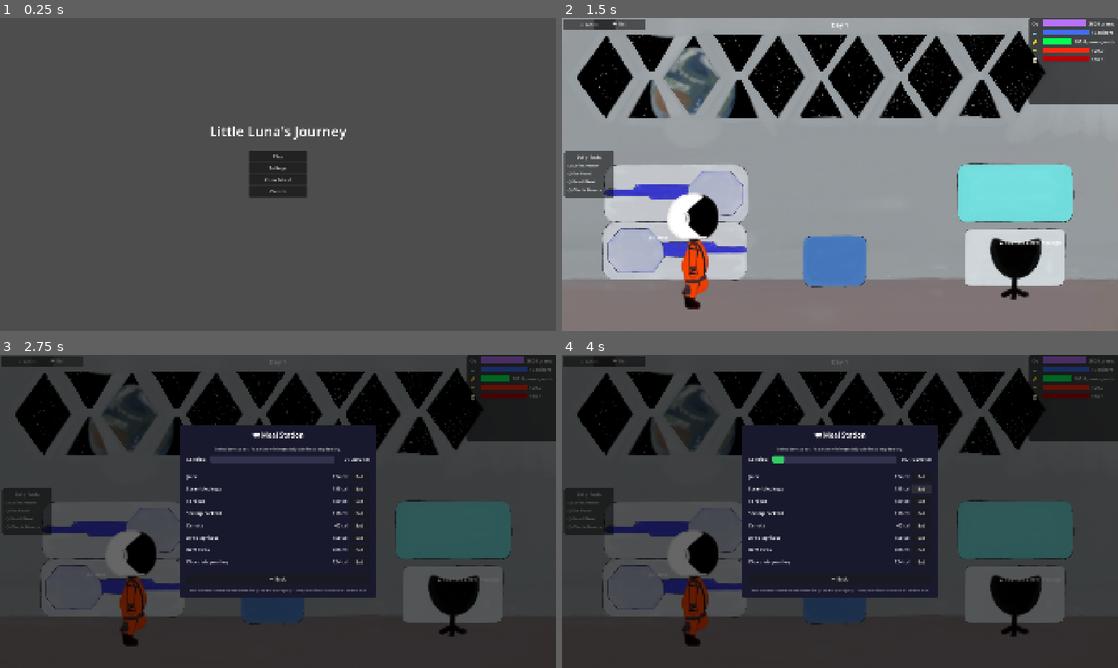
Above: before the commit, frames 1-4 (two rows, left to right).
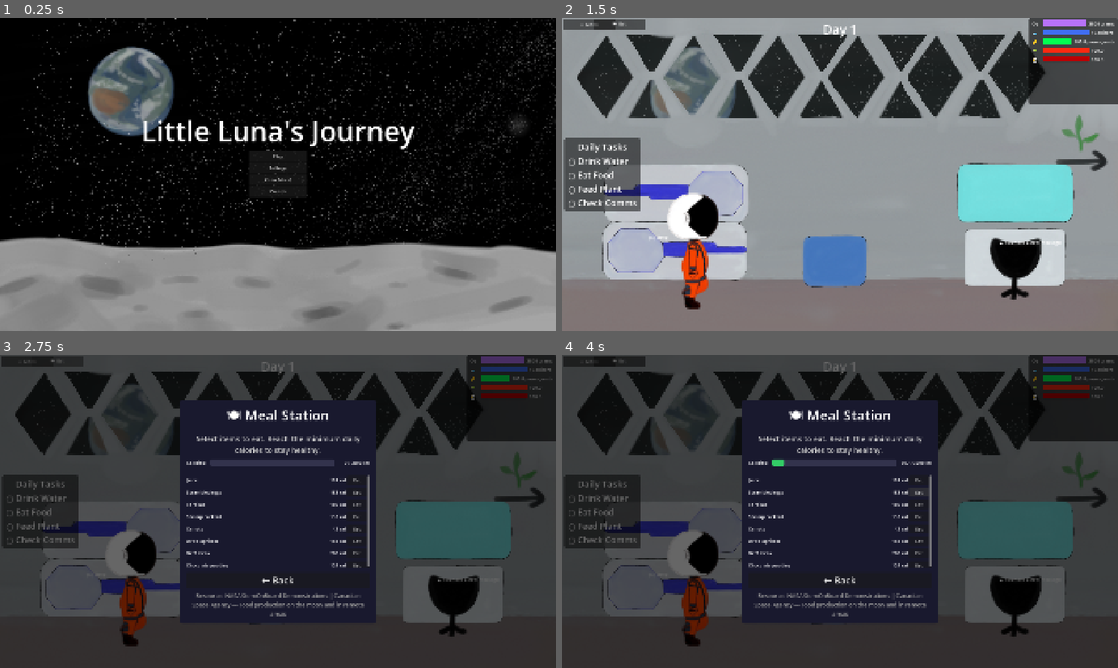
Above: after the commit, the same moments.

Repository: Humera22/little-lunas-journey
Game: Godot game, scene res://Scenes/game.tscn
Same seed, same stepped clock (60 frames per second), same inputs: the game is played once before the commit and once after it.
Inputs:
- Up to frame 1 (0.25 s): no input
- Up to frame 2 (1.5 s): click "Play" at 0.5 s; click "Skip" at 1.25 s
- Up to frame 3 (2.75 s): click "🍽 Eat" at 2 s
- Up to frame 4 (4 s): click "Eat" at 2.75 s; click "Eat" at 3.5 s

The runs differ from the first frame. In frame 1, 96% of the frame differs, in the area x 0-100%, y 0-100%; in frame 2, 13%; in frame 3, 11%; in frame 4, 11%.

Commit message:
Final Final

Diff:
--- a/Scenes/UI/food_menu.tscn
+++ b/Scenes/UI/food_menu.tscn
@@ -71,14 +71,14 @@
 layout_mode = 2
 text = "🍽 Meal Station"
 horizontal_alignment = 1
-theme_override_font_sizes/font_size = 24
+theme_override_font_sizes/font_size = 48
 
 [node name="SubtitleLabel" type="Label" parent="Background/VBox"]
 layout_mode = 2
 text = "Select items to eat. Reach the minimum daily calories to stay healthy."
 horizontal_alignment = 1
 autowrap_mode = 3
-theme_override_font_sizes/font_size = 13
+theme_override_font_sizes/font_size = 26
 modulate = Color(0.8, 0.8, 0.8, 1.0)
 
 [node name="CalorieBarRow" type="HBoxContainer" parent="Background/VBox"]
@@ -124,11 +124,11 @@
 layout_mode = 2
 custom_minimum_size = Vector2(0, 40)
 text = "← Back"
-theme_override_font_sizes/font_size = 16
+theme_override_font_sizes/font_size = 32
 
 [node name="ResourceLabel" type="Label" parent="Background/VBox"]
 layout_mode = 2
-theme_override_font_sizes/font_size = 10
+theme_override_font_sizes/font_size = 20
 theme_override_colors/font_color = Color(0.6, 0.6, 0.6, 1)
 text = "Resource: NASA StemOnBoard Demonstrations | Canadian Space Agency — Food production on the moon and in remote areas"
 horizontal_alignment = 1
--- a/Scenes/UI/hud.tscn
+++ b/Scenes/UI/hud.tscn
@@ -60,7 +60,7 @@
 offset_right = 60.0
 offset_bottom = 38.0
 grow_horizontal = 2
-theme_override_font_sizes/font_size = 22
+theme_override_font_sizes/font_size = 44
 text = "Day 1"
 horizontal_alignment = 1
 
@@ -217,28 +217,28 @@
 
 [node name="ChecklistTitle" type="Label" parent="Checklist/ChecklistVBox" unique_id=746835949]
 layout_mode = 2
-theme_override_font_sizes/font_size = 16
+theme_override_font_sizes/font_size = 32
 text = "Daily Tasks"
 horizontal_alignment = 1
 
 [node name="TaskDrink" type="Label" parent="Checklist/ChecklistVBox" unique_id=267767904]
 layout_mode = 2
-theme_override_font_sizes/font_size = 15
+theme_override_font_sizes/font_size = 30
 text = "○ Drink Water"
 
 [node name="TaskEat" type="Label" parent="Checklist/ChecklistVBox" unique_id=1202393893]
 layout_mode = 2
-theme_override_font_sizes/font_size = 15
+theme_override_font_sizes/font_size = 30
 text = "○ Eat Food"
 
 [node name="TaskPlant" type="Label" parent="Checklist/ChecklistVBox" unique_id=1625443154]
 layout_mode = 2
-theme_override_font_sizes/font_size = 15
+theme_override_font_sizes/font_size = 30
 text = "○ Feed Plant"
 
 [node name="TaskComms" type="Label" parent="Checklist/ChecklistVBox" unique_id=1976275808]
 layout_mode = 2
-theme_override_font_sizes/font_size = 15
+theme_override_font_sizes/font_size = 30
 text = "○ Check Comms"
 
 [node name="DialogBox" parent="." unique_id=1945985039 instance=ExtResource("2_ny26j")]
--- a/Scenes/UI/main_menu.tscn
+++ b/Scenes/UI/main_menu.tscn
@@ -2,6 +2,7 @@
 
 [ext_resource type="PackedScene" uid="uid://cicuhoh2h2cuk" path="res://Scenes/UI/button.tscn" id="1_5wsvm"]
 [ext_resource type="Script" uid="uid://8c57v0hnqf4j" path="res://Scenes/UI/main_menu.gd" id="1_i2xx2"]
+[ext_resource type="Texture2D" uid="uid://dfpms3py8usm6" path="res://Assets/bg2.png" id="2_o14dv"]
 
 [node name="Main Menu" type="Control" unique_id=1459016609]
 layout_mode = 3
@@ -12,9 +13,13 @@
 grow_vertical = 2
 script = ExtResource("1_i2xx2")
 
+[node name="Sprite2D" type="Sprite2D" parent="." unique_id=32208632]
+position = Vector2(960, 540)
+texture = ExtResource("2_o14dv")
+
 [node name="TitleLabel" type="Label" parent="." unique_id=1459016611]
 layout_mode = 1
-anchors_preset = 5
+anchors_preset = 8
 anchor_left = 0.5
 anchor_top = 0.5
 anchor_right = 0.5
@@ -25,7 +30,7 @@
 offset_bottom = -120.0
 grow_horizontal = 2
 grow_vertical = 2
-theme_override_font_sizes/font_size = 48
+theme_override_font_sizes/font_size = 96
 text = "Little Luna's Journey"
 horizontal_alignment = 1
 vertical_alignment = 1
--- a/Scenes/UI/ui.tscn
+++ b/Scenes/UI/ui.tscn
@@ -9,6 +9,7 @@
 [ext_resource type="Script" uid="uid://db5m6r6ga87jd" path="res://Scripts/UI/choices_dialog.gd" id="6_jfwrg"]
 [ext_resource type="PackedScene" path="res://Scenes/UI/food_menu.tscn" id="7_foodmenu"]
 [ext_resource type="Script" path="res://Scripts/UI/ms_dialog.gd" id="9_mbl0m"]
+[ext_resource type="Script" path="res://Scripts/UI/conclusion_dialog.gd" id="10_concl"]
 
 [sub_resource type="StyleBoxFlat" id="StyleBoxFlat_panel"]
 content_margin_left = 24.0
@@ -20,6 +21,17 @@
 corner_radius_top_right = 12
 corner_radius_bottom_right = 12
 corner_radius_bottom_left = 12
+
+[sub_resource type="StyleBoxFlat" id="StyleBoxFlat_conclusion"]
+content_margin_left = 32.0
+content_margin_top = 28.0
+content_margin_right = 32.0
+content_margin_bottom = 28.0
+bg_color = Color(0.07, 0.07, 0.12, 0.98)
+corner_radius_top_left = 16
+corner_radius_top_right = 16
+corner_radius_bottom_right = 16
+corner_radius_bottom_left = 16
 
 [node name="UI" type="CanvasLayer" unique_id=1779952027]
 script = ExtResource("1_ahcct")
@@ -161,7 +173,7 @@
 
 [node name="Title" type="Label" parent="ChoicesDialog/CenterContainer/Panel/VBoxLayout" unique_id=819264866]
 layout_mode = 2
-theme_override_font_sizes/font_size = 22
+theme_override_font_sizes/font_size = 44
 text = "Day Event"
 horizontal_alignment = 1
 
@@ -231,10 +243,76 @@
 
 [node name="ResourceLabel" type="Label" parent="MSDialog/CenterContainer/Panel/VBox" unique_id=283531155]
 layout_mode = 2
-theme_override_font_sizes/font_size = 10
+theme_override_font_sizes/font_size = 20
 theme_override_colors/font_color = Color(0.6, 0.6, 0.6, 1)
 text = "Resource: NASA OSDR OSD-476"
 horizontal_alignment = 2
+
+[node name="ConclusionDialog" type="Control" parent="." unique_id=911100001]
+visible = false
+layout_mode = 3
+anchors_preset = 15
+anchor_right = 1.0
+anchor_bottom = 1.0
+grow_horizontal = 2
+grow_vertical = 2
+script = ExtResource("10_concl")
+
+[node name="Overlay" type="ColorRect" parent="ConclusionDialog" unique_id=911100002]
+layout_mode = 1
+anchors_preset = 15
+anchor_right = 1.0
+anchor_bottom = 1.0
+grow_horizontal = 2
+grow_vertical = 2
+color = Color(0, 0, 0, 0.75)
+
+[node name="CenterContainer" type="CenterContainer" parent="ConclusionDialog" unique_id=911100003]
+layout_mode = 1
+anchors_preset = 15
+anchor_right = 1.0
+anchor_bottom = 1.0
+grow_horizontal = 2
+grow_vertical = 2
+
+[node name="Panel" type="PanelContainer" parent="ConclusionDialog/CenterContainer" unique_id=911100004]
+custom_minimum_size = Vector2(560, 320)
+layout_mode = 2
+theme_override_styles/panel = SubResource("StyleBoxFlat_conclusion")
+
+[node name="VBoxLayout" type="VBoxContainer" parent="ConclusionDialog/CenterContainer/Panel" unique_id=911100005]
+layout_mode = 2
+theme_override_constants/separation = 24
+
+[node name="Title" type="Label" parent="ConclusionDialog/CenterContainer/Panel/VBoxLayout" unique_id=911100006]
+layout_mode = 2
+theme_override_font_sizes/font_size = 44
+text = "Mission Complete"
+horizontal_alignment = 1
+
+[node name="Dialogue" type="Label" parent="ConclusionDialog/CenterContainer/Panel/VBoxLayout" unique_id=911100007]
+custom_minimum_size = Vector2(0, 80)
+layout_mode = 2
+autowrap_mode = 3
+theme_override_font_sizes/font_size = 28
+horizontal_alignment = 1
+
+[node name="ButtonRow" type="HBoxContainer" parent="ConclusionDialog/CenterContainer/Panel/VBoxLayout" unique_id=911100008]
+layout_mode = 2
+alignment = 1
+theme_override_constants/separation = 24
+
+[node name="ReplayButton" type="Button" parent="ConclusionDialog/CenterContainer/Panel/VBoxLayout/ButtonRow" unique_id=911100009]
+custom_minimum_size = Vector2(160, 56)
+layout_mode = 2
+theme_override_font_sizes/font_size = 28
+text = "Play Again"
+
+[node name="QuitButton" type="Button" parent="ConclusionDialog/CenterContainer/Panel/VBoxLayout/ButtonRow" unique_id=911100010]
+custom_minimum_size = Vector2(160, 56)
+layout_mode = 2
+theme_override_font_sizes/font_size = 28
+text = "Quit"
 
 [connection signal="pressed" from="PauseMenu/CenterContainer/VBoxContainer/ResumeButton" to="PauseMenu" method="_on_resume_button_pressed"]
 [connection signal="pressed" from="PauseMenu/CenterContainer/VBoxContainer/SelectLevelButton" to="PauseMenu" method="_on_select_level_button_pressed"]
--- a/Scenes/world.tscn
+++ b/Scenes/world.tscn
@@ -1,7 +1,7 @@
 [gd_scene format=3 uid="uid://c3uywb7hs5gk6"]
 
 [ext_resource type="PackedScene" uid="uid://b6df73fhag2ko" path="res://Scenes/player.tscn" id="1_a02cp"]
-[ext_resource type="Texture2D" uid="uid://dl0hg5qwoct7v" path="res://Assets/bg1.png" id="2_8j60k"]
+[ext_resource type="Texture2D" uid="uid://33hxybfyjjmv" path="res://Assets/bg4.png" id="1_e0ngr"]
 [ext_resource type="Script" uid="uid://u2jv24ercohg" path="res://Scripts/player.gd" id="2_o06y3"]
 [ext_resource type="Texture2D" uid="uid://js38f7djctxc" path="res://Assets/bed.png" id="4_e0ngr"]
 [ext_resource type="Script" uid="uid://grijgqnfuqw" path="res://Scripts/bed.gd" id="4_k7acu"]
@@ -34,7 +34,7 @@
 
 [node name="Sprite2D" type="Sprite2D" parent="InsideNode" unique_id=1344749850]
 position = Vector2(960, 540)
-texture = ExtResource("2_8j60k")
+texture = ExtResource("1_e0ngr")
 
 [node name="DayContent" type="Node2D" parent="InsideNode" unique_id=991020011]
 script = ExtResource("7_dayct")
--- a/Scripts/States/play_state.gd
+++ b/Scripts/States/play_state.gd
@@ -22,6 +22,7 @@
 	# Communicator
 	var communicator = context.world.get_node("InsideNode/DayContent/Communicator")
 	var choice_dialog = context.ui.get_node("ChoicesDialog")
+	var conclusion_dialog = context.ui.get_node("ConclusionDialog")
 
 	if communicator and not communicator.interacted.is_connected(_on_communicator_interacted):
 		communicator.interacted.connect(_on_communicator_interacted)
@@ -31,6 +32,17 @@
 
 	if choice_dialog and not choice_dialog.news_closed.is_connected(_on_news_closed):
 		choice_dialog.news_closed.connect(_on_news_closed)
+
+	if conclusion_dialog and not conclusion_dialog.replay_requested.is_connected(_on_replay_requested):
+		conclusion_dialog.replay_requested.connect(_on_replay_requested)
+
+	if conclusion_dialog and not conclusion_dialog.quit_requested.is_connected(_on_quit_requested):
+		conclusion_dialog.quit_requested.connect(_on_quit_requested)
+
+	# Level manager – final day signal
+	var level_manager = context.level_manager
+	if level_manager and not level_manager.final_day_started.is_connected(_on_final_day_started):
+		level_manager.final_day_started.connect(_on_final_day_started)
 
 	# Water station
 	var water_station = context.world.get_node_or_null("InsideNode/DayContent/WaterStation")
@@ -176,3 +188,26 @@
 		"dialogue": message,
 		"choices": []
 	})
+
+
+# ─────────────────────────────── conclusion ────────────────────────────────────
+
+func _on_final_day_started(title: String, message: String):
+	var conclusion_dialog = context.ui.get_node_or_null("ConclusionDialog")
+	if conclusion_dialog:
+		conclusion_dialog.show_conclusion(title, message)
+	# Mark comms as handled so the communicator doesn't re-open it
+	var day_content = context.world.get_node_or_null("InsideNode/DayContent")
+	if day_content:
+		day_content.mark_event_handled()
+	context.level_manager.game_data.complete_task("check_comms")
+
+
+func _on_replay_requested():
+	# Restart from Day 1 with fresh resources
+	context.level_manager.start_first_day(NewClean.get_initial_state())
+	context.state_machine.change('play')
+
+
+func _on_quit_requested():
+	context.get_tree().quit()
--- /dev/null
+++ b/Scripts/UI/conclusion_dialog.gd
@@ -0,0 +1,30 @@
+extends Control
+
+signal replay_requested
+signal quit_requested
+
+@onready var title_label: Label = $CenterContainer/Panel/VBoxLayout/Title
+@onready var dialogue_label: Label = $CenterContainer/Panel/VBoxLayout/Dialogue
+@onready var replay_button: Button = $CenterContainer/Panel/VBoxLayout/ButtonRow/ReplayButton
+@onready var quit_button: Button = $CenterContainer/Panel/VBoxLayout/ButtonRow/QuitButton
+
+
+func _ready():
+	hide()
+	replay_button.pressed.connect(_on_replay_pressed)
+	quit_button.pressed.connect(_on_quit_pressed)
+
+
+func show_conclusion(title: String, message: String):
+	title_label.text = title
+	dialogue_label.text = message
+	show()
+
+
+func _on_replay_pressed():
+	hide()
+	replay_requested.emit()
+
+
+func _on_quit_pressed():
+	quit_requested.emit()
--- a/Scripts/level_manager.gd
+++ b/Scripts/level_manager.gd
@@ -1,5 +1,7 @@
 
 extends Node
+
+signal final_day_started(title: String, message: String)
 
 @onready var game_data = get_parent().get_node("GameData")
 @onready var day_content: Node = get_node("../World/InsideNode/DayContent")
@@ -99,6 +101,10 @@
 
 		# Check power warning after day transitions
 		_check_power_warning()
+
+		# On Day 5, emit the signal so the conclusion pops up immediately
+		if next_day_number == 5:
+			final_day_started.emit(day_data.get("title", "Mission Complete"), day_data.get("dialogue", ""))
 	else:
 		print("Game completed!")
 
--- a/Scripts/ui.gd
+++ b/Scripts/ui.gd
@@ -7,6 +7,7 @@
 @onready var level_selector = $LevelsSelector
 @onready var choices_dialog = $ChoicesDialog
 @onready var food_menu = $FoodMenu
+@onready var conclusion_dialog = $ConclusionDialog
 
 
 func show_screen(screen_name: String) -> void:
@@ -17,6 +18,7 @@
 	level_selector.hide()
 	choices_dialog.hide()
 	food_menu.hide()
+	conclusion_dialog.hide()
 
 	match screen_name:
 		'main_menu':
Binary file added: Assets/bg4.png
Not shown, added: Assets/bg4.png.import
Not shown: 1 places in Scenes/world.tscn that only renumber resources
Not shown, added: Scripts/UI/conclusion_dialog.gd.uid
